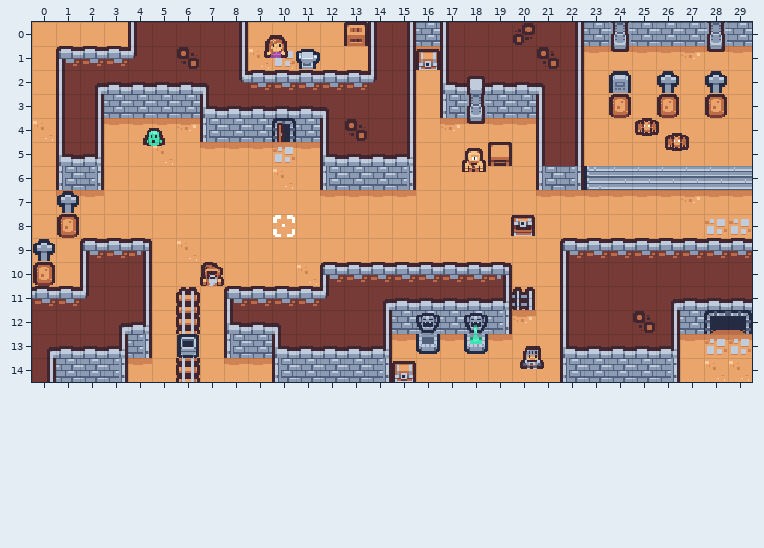
Tiled map, stored at assets/map.tmx. Above is the file before it was changed.
Cells are 16x16 px. Shown: x 0..29, y 0..14.
After:
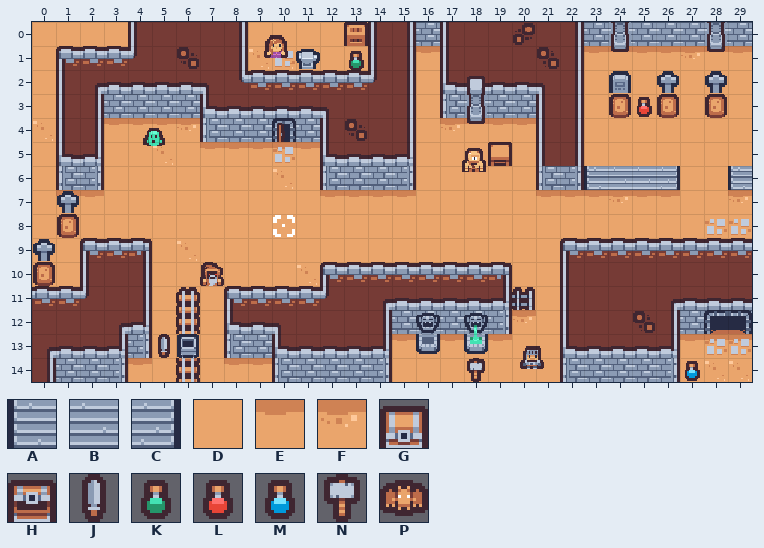
Key: from "map": A 36 "Wall", B 37 "Wall", C 38 "Wall", D 48 "Floor", E 50 "Floor", F 51 "Floor", G 89 "Chest", H 90 "Chest", J 106, K 114, L 115, M 116, N 117, P 120.
_ is an empty cell.
Objects are placed by their top-left corner, in cells (3,4 is the top-left corner of cell 3,4); size is 1x1 cell unless given.
Tiles replaced or removed in this view: B, E, F, G.
Diff:
Changed rows in their new state; . is an unchanged cell.
Layer "floor":
first column x 24:
 7 F..DDF
Layer "buildings":
first column x 26:
 6 C__A
Layer "items":
first column x 16:
 1 _
first column x 15:
14 _
Layer "items #2":
added: K "PotionGreen" at 13,1.1
added: L "PotionRed" at 25,3
added: J "WeaponSword" at 5,13
added: N "WeaponHammer" at 18,14
added: M "PotionBlue" at 27,14
removed: H "RedChest" at 20,7.9
Layer "enemy":
removed: P at 25.1,3.9
removed: P at 26.4,4.5
